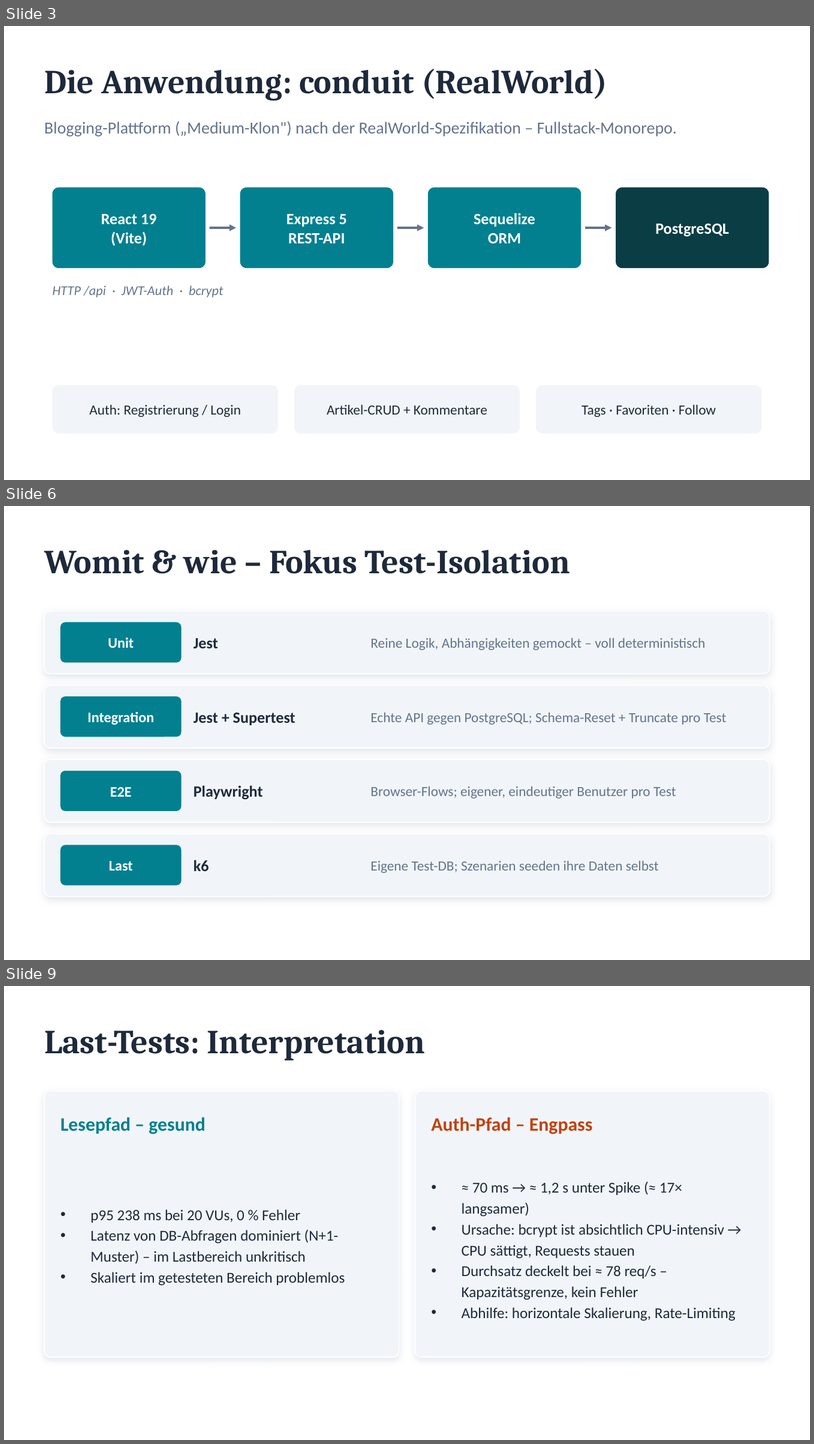
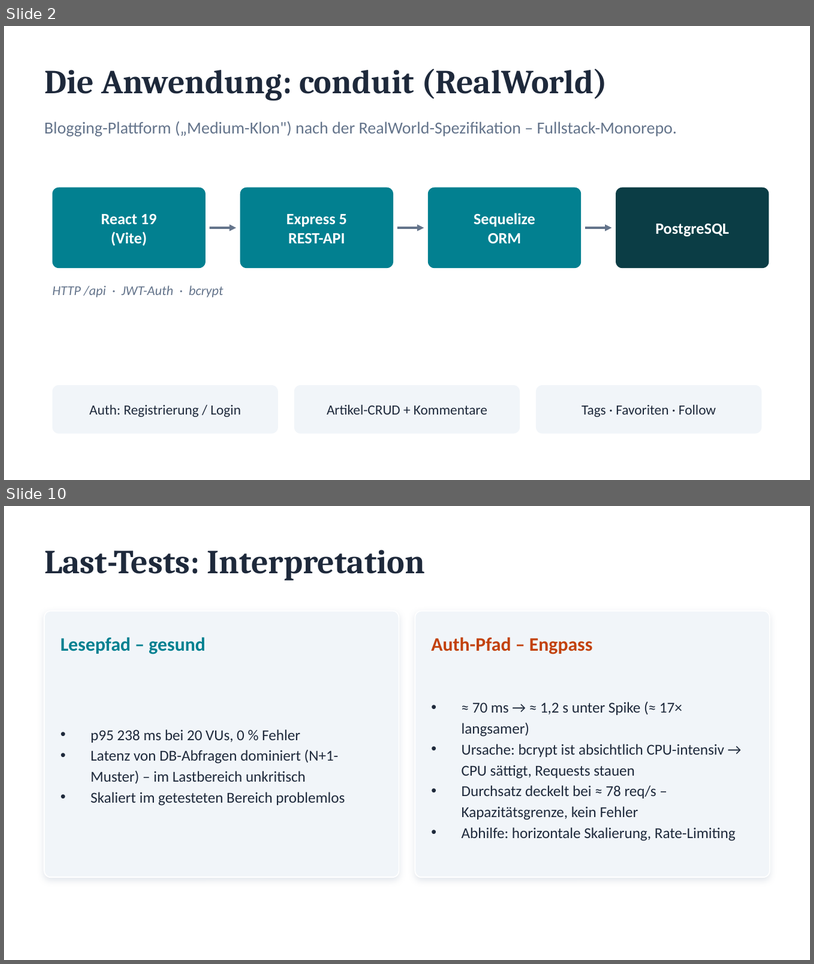
Before and after one commit to Lolo169169/wat4-2026ss-bb-zauner-seybold, a slide deck: PRESENTATION.pptx. Shown one above the other, each under a label of ours: slides 3, 6 and 9 before the commit, slides 2 and 10 after it; the slides between them are not shown. The pictures are 814x1444 and 814x964 pixels, drawn with LibreOffice and Linux fonts; fonts in the diff are those of the drawing. Boxes give left, top, right and bottom in pixels: in the first picture for what was removed or moved away, otherwise in the second. Text is boxed around its words. In the diff, an @@ line names an element or a change of style, - is before the commit and + after.

```diff
--- a/PRESENTATION.pptx
+++ b/PRESENTATION.pptx
@@ slide 6 removed at [4,506,810,960], background #FFFFFF @@
@@ text removed at [44,550,570,574] @@
-Womit & wie – Fokus Test-Isolation
@@ rounded rectangle removed at [44,611,770,674] @@
@@ rounded rectangle removed at [60,622,182,663] @@
@@ text removed at [108,637,134,648] @@
-Unit
@@ text removed at [194,638,218,648] @@
-Jest
@@ text removed at [371,638,706,650] @@
-Reine Logik, Abhängigkeiten gemockt – voll deterministisch
@@ rounded rectangle removed at [44,685,770,748] @@
@@ rounded rectangle removed at [60,696,182,736] @@
@@ text removed at [87,712,154,724] @@
-Integration
@@ text removed at [194,712,296,725] @@
-Jest + Supertest
@@ text removed at [371,712,727,724] @@
-Echte API gegen PostgreSQL; Schema-Reset + Truncate pro Test
@@ rounded rectangle removed at [44,759,770,822] @@
@@ rounded rectangle removed at [60,771,182,811] @@
@@ text removed at [110,787,132,796] @@
-E2E
@@ text removed at [194,785,263,799] @@
-Playwright
@@ text removed at [371,786,677,798] @@
-Browser-Flows; eigener, eindeutiger Benutzer pro Test
@@ rounded rectangle removed at [44,834,770,896] @@
@@ rounded rectangle removed at [60,844,182,885] @@
@@ text removed at [109,861,133,870] @@
-Last
@@ text removed at [194,859,209,871] @@
-k6
@@ text removed at [371,861,659,873] @@
-Eigene Test-DB; Szenarien seeden ihre Daten selbst
@@ what was slide 3 is now slide 2 @@
@@ what was slide 9 is now slide 10 @@
```
Also in this commit, not shown: 2 slides changed, 5 slides added, 4 other slides removed.
